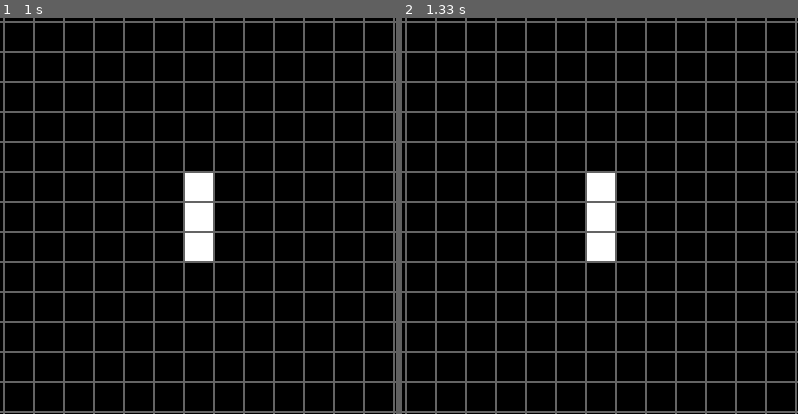
Above: before the commit, frames 1-2 (left to right).
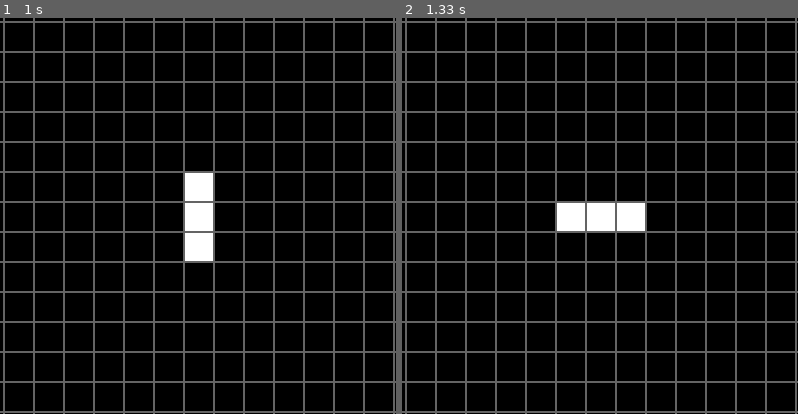
Above: after the commit, the same moments.

Repository: SairamNarsimhaReddyYadla/pygame-game_mechanics-python_programming
Game: pygame game, started from TetrisGame/Tetris.py
The game is run twice, just before and just after one commit, with the same random seed, the same clock (stepped at 60 frames per second) and the same inputs.
Inputs:
- Up to frame 1 (1 s): hold Right 0.33-0.8 s; hold Up from 0.83 s (still down)
- Up to frame 2 (1.33 s): release Up at 1.18 s; hold Up from 1.22 s (still down)
The pictures show only the part of the screen within x 31-81%, y 4-54%; the shares and areas given below are measured in that part.

Frame 1 is identical in both runs. In frame 2, 2.0% of the frame differs, in the area x 39-62%, y 39-62%.

Commit message:
Rotation fix

Diff:
--- a/TetrisGame/Tetris.py
+++ b/TetrisGame/Tetris.py
@@ -112,6 +112,24 @@
     else:
         drop_block()
 
+def rotate():
+    last_rotation = block.rotation
+    block.rotation = (block.rotation + 1) % len(blocks[block.type])
+
+    can_rotate = True
+    for y in range(3):
+        for x in range(3):
+            if y * 3 + x in block.shape():
+                if block.y + y >= rows - 1 or \
+                        x + block.x >= cols - 1 or \
+                        x + block.x < 1 or \
+                        block.y + y < 0:
+                    can_rotate = False
+
+
+    if not can_rotate:
+        block.rotation = last_rotation
+
 
 while not game_over:
     clock.tick(fps)
@@ -119,12 +137,16 @@
         if event.type == pygame.QUIT:
             game_over = True
             continue
+        if event.type == pygame.KEYDOWN:
+            if event.key == pygame.K_UP: #call rotate()
+                rotate()
 
     if event.type == pygame.KEYDOWN:
         if event.key == pygame.K_LEFT:
             side_move(-1)
         if event.key == pygame.K_RIGHT:
             side_move(1)
+
 
     screen.fill((0, 0, 0))
     draw_grid(rows, cols, grid_size, x_gap, y_gap)
